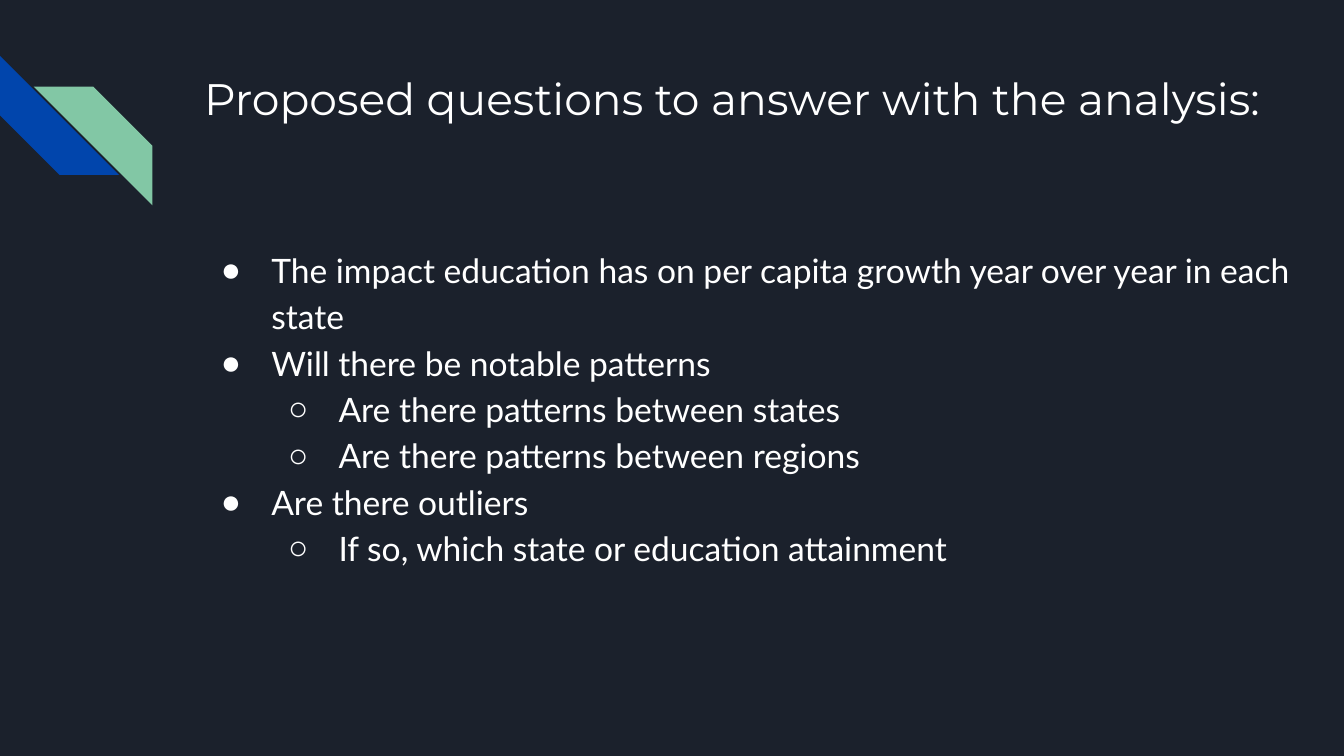
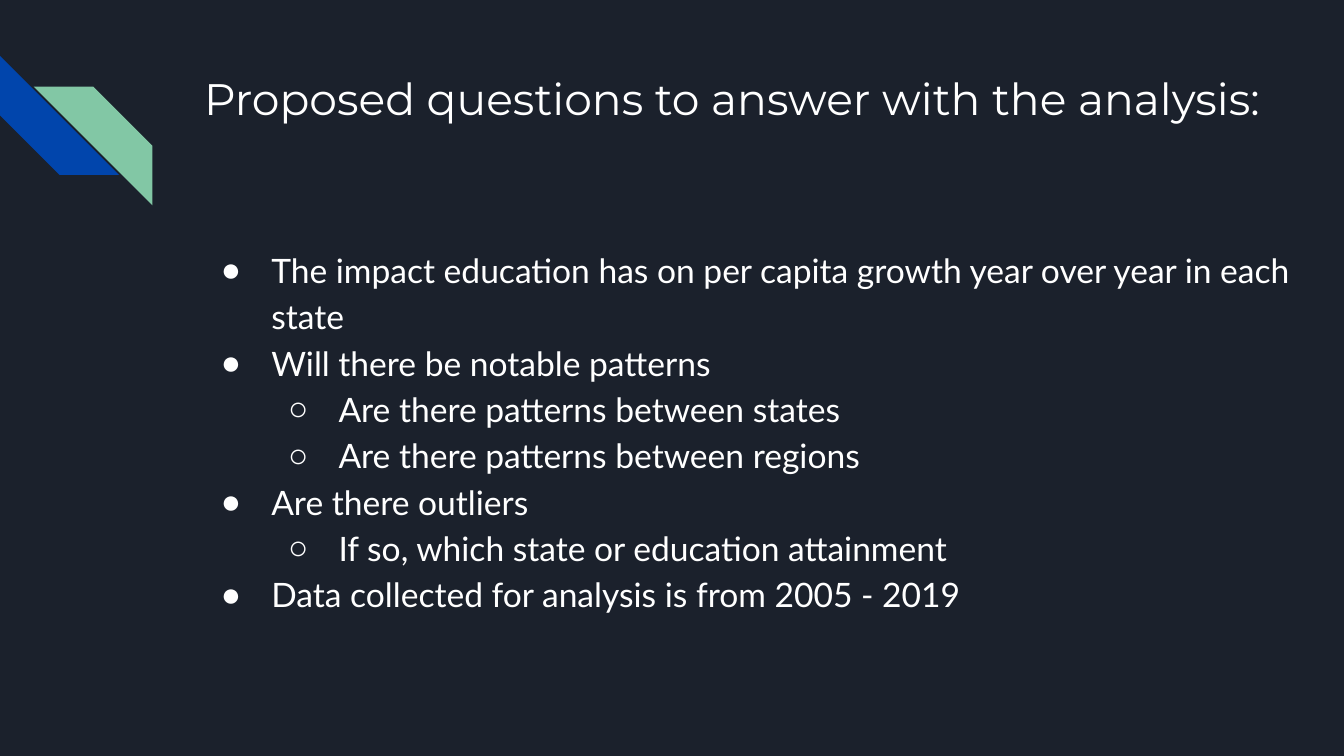
Before and after one commit to VickyCarlson/PCI_Growth, a slide deck: slide 4 of Effect of Educational Attainment on per Capita Growth by State.pptx. Drawn at 1344x756 pixels with LibreOffice and Linux fonts; fonts in the diff are those of the drawing. Boxes give left, top, right and bottom in pixels: in the first picture for what was removed or moved away, otherwise in the second. Text is boxed around its words. In the diff, an @@ line names an element or a change of style, - is before the commit and + after.

```diff
--- a/Effect of Educational Attainment on per Capita Growth by State.pptx
+++ b/Effect of Educational Attainment on per Capita Growth by State.pptx
@@ text at box(271, 582, 960, 613): paragraph added @@
+● Data collected for analysis is from 2005 - 2019
```
Also in this commit, not shown: 2 other slides changed.
